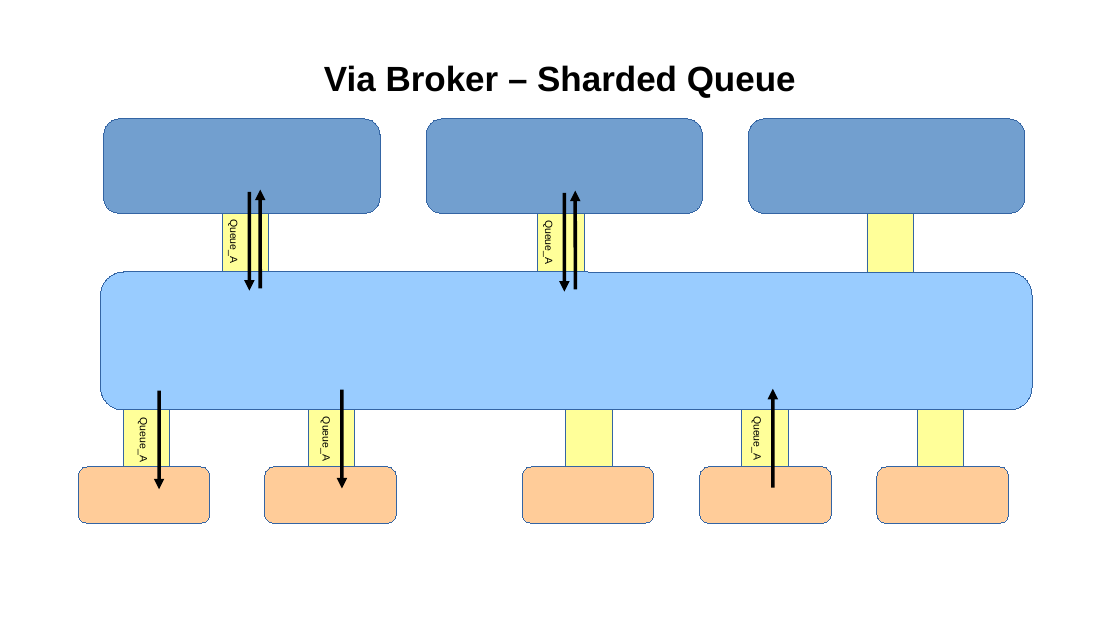
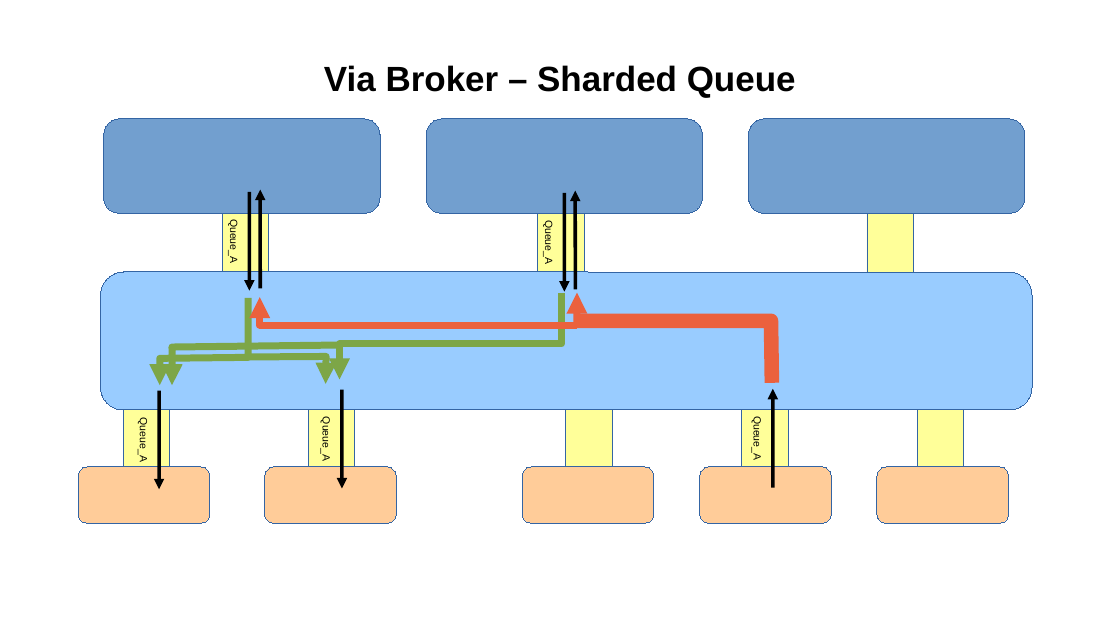
Before and after one commit to ted-ross/summit2016, a slide deck: slide 17 of slides/ElasticScale.odp. Drawn at 1120x630 pixels with LibreOffice and Linux fonts; fonts in the diff are those of the drawing; background and template pictures are left out. Boxes give left, top, right and bottom in pixels: in the first picture for what was removed or moved away, otherwise in the second. Text is boxed around its words. In the diff, an @@ line names an element or a change of style, - is before the commit and + after.

```diff
--- a/slides/ElasticScale.odp
+++ b/slides/ElasticScale.odp
@@ freeform shape added at (160, 298, 248, 385), outline #7DA647 11.99 pt @@
@@ freeform shape added at (260, 297, 577, 325), outline #EB613D 11.99 pt @@
@@ freeform shape added at (339, 293, 561, 379), outline #7DA647 11.99 pt @@
@@ arrow added from (577, 325) to (577, 293), #EB613D 11.99 pt @@
@@ freeform shape added at (577, 321, 772, 383), outline #EB613D 25 pt @@
@@ freeform shape added at (172, 345, 340, 385), outline #7DA647 11.99 pt @@
@@ freeform shape added at (248, 357, 326, 384), outline #7DA647 11.99 pt @@
```
Also in this commit, not shown: 7 other slides changed, 2 slides added, 1 slide removed.
